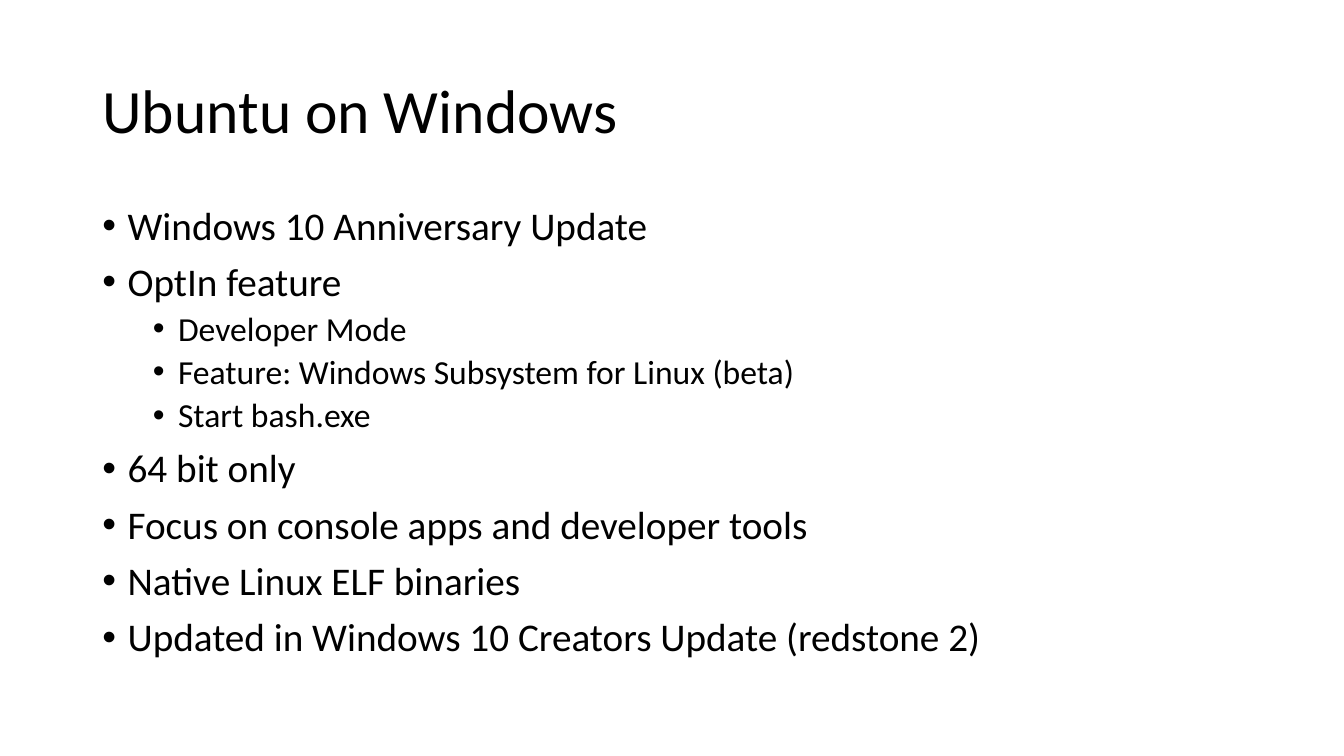
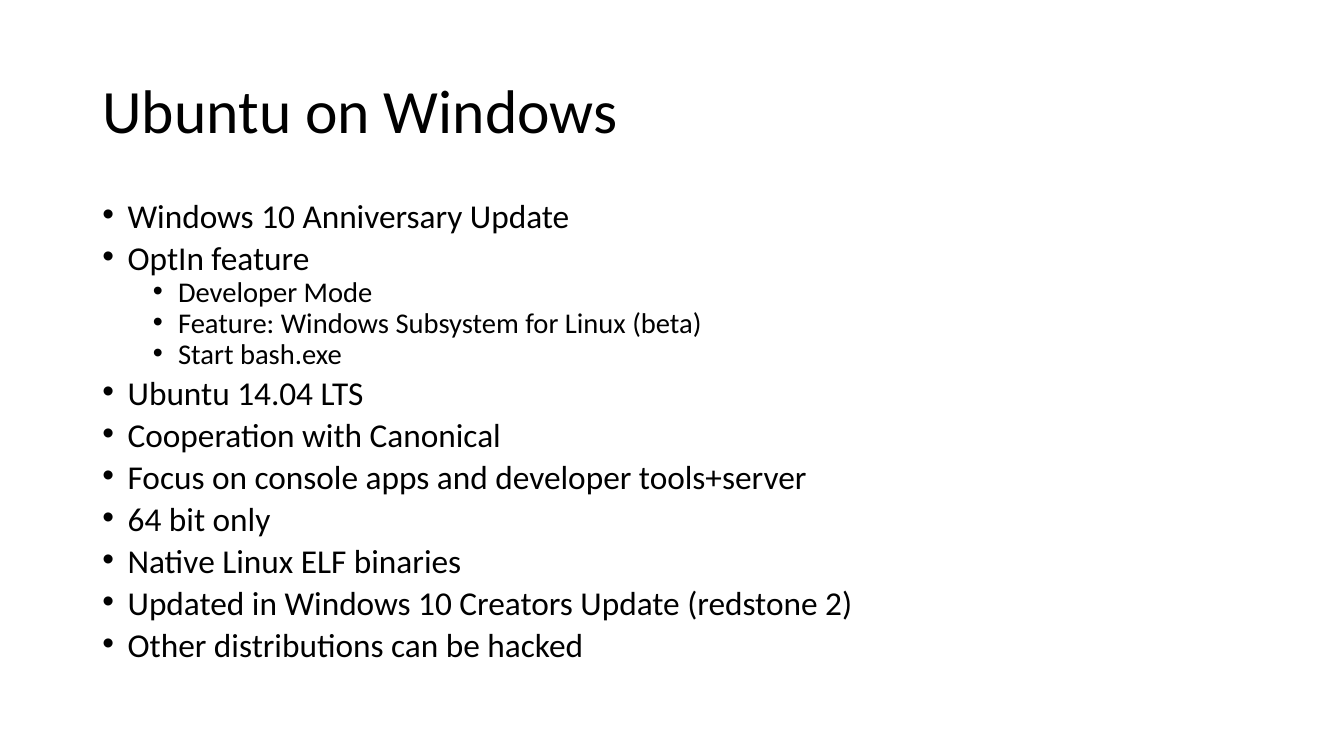
Before and after one commit to kpocza/LoWe, a slide deck: slide 4 of talks/entdev170222/EntDev170222_MSLovesLinux.pptx. Drawn at 1344x756 pixels with LibreOffice and Linux fonts; fonts in the diff are those of the drawing. Boxes give left, top, right and bottom in pixels: in the first picture for what was removed or moved away, otherwise in the second. Text is boxed around its words. In the diff, an @@ line names an element or a change of style, - is before the commit and + after.

Commit message:
Text paste support, updates to pptx

```diff
--- a/talks/entdev170222/EntDev170222_MSLovesLinux.pptx
+++ b/talks/entdev170222/EntDev170222_MSLovesLinux.pptx
@@ text at box(128, 205, 852, 621): size 28 to 23.8 pt in "Windows 10 Anniversary Update", "OptIn feature", "64 bit only", "Native Linux ELF binaries" and 1 more places; size 24 to 20.4 pt in "Developer Mode", "Feature: Windows Subsystem for Linux (beta)", "Start bash.exe"; line spacing 0.9 to 0.7 @@
@@ text at box(128, 382, 807, 495): paragraphs added @@
+• Ubuntu 14.04 LTS
+• Cooperation with Canonical
+• Focus on console apps and developer tools+server
@@ text at box(128, 511, 807, 546): paragraph removed @@
-• Focus on console apps and developer tools
@@ text at box(128, 634, 583, 658): paragraph added @@
+• Other distributions can be hacked
```
Also in this commit, not shown: 9 other slides changed, 5 other files.
